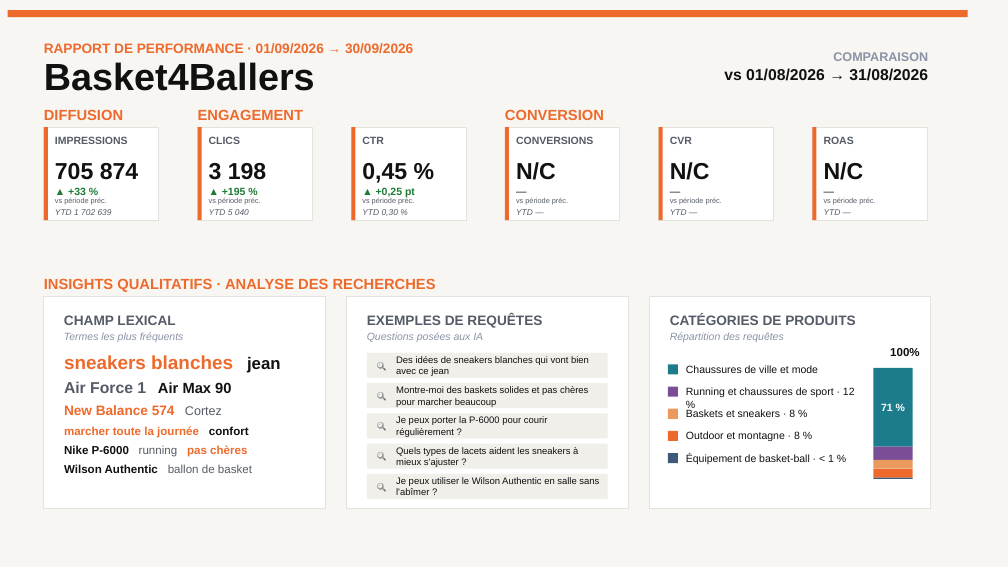
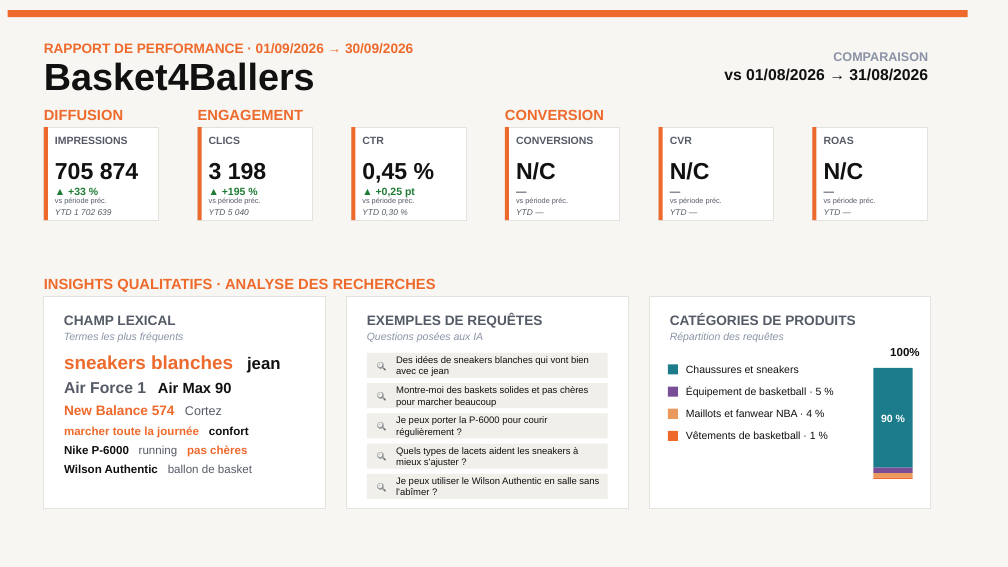
Before and after one commit to stephanemonmarson-creator/Lemrock, a slide deck: slide 7 of rapports/septembre/121026_Customer Success_Septembre 26.pptx. Drawn at 1008x567 pixels with LibreOffice and Linux fonts; fonts in the diff are those of the drawing. Boxes give left, top, right and bottom in pixels: in the first picture for what was removed or moved away, otherwise in the second. Text is boxed around its words. In the diff, an @@ line names an element or a change of style, - is before the commit and + after.

```diff
--- a/rapports/septembre/121026_Customer Success_Septembre 26.pptx
+++ b/rapports/septembre/121026_Customer Success_Septembre 26.pptx
@@ text at [686,365,798,373]: text changed @@
-Chaussures de ville et mode
+Chaussures et sneakers
@@ text at [686,387,822,397]: text changed @@
-Running et chaussures de sport · 12 %
+Équipement de basketball · 5 %
@@ rectangle: place and size @@
-rectangle at [873,368,913,447]
+rectangle at [873,368,913,468]
@@ text at [686,409,812,417]: text changed @@
-Baskets et sneakers · 8 %
+Maillots et fanwear NBA · 4 %
@@ text removed at [881,403,893,411] @@
-71 %
@@ text added at [881,415,893,422], 10 pt, text #FFFFFF, bold @@
+90 %
@@ text at [686,431,816,439]: text changed @@
-Outdoor et montagne · 8 %
+Vêtements de basketball · 1 %
@@ rectangle removed at [668,453,678,463] @@
@@ text removed at [686,454,834,464] @@
-Équipement de basket-ball · < 1 %
@@ rectangle: place and size @@
-rectangle at [873,447,913,461]
+rectangle at [873,478,913,479]
@@ rectangle at [873,478,913,479]: fill #7A4E96 to #EE6A2C @@
@@ rectangle: place and size @@
-rectangle at [873,460,913,469]
+rectangle at [873,473,913,478]
@@ rectangle: place and size @@
-rectangle at [873,469,913,478]
+rectangle at [873,468,913,473]
@@ rectangle at [873,468,913,473]: fill #EE6A2C to #7A4E96 @@
@@ rectangle removed at [873,478,913,479] @@
```
Also in this commit, not shown: 27 other slides changed, 26 other files.
